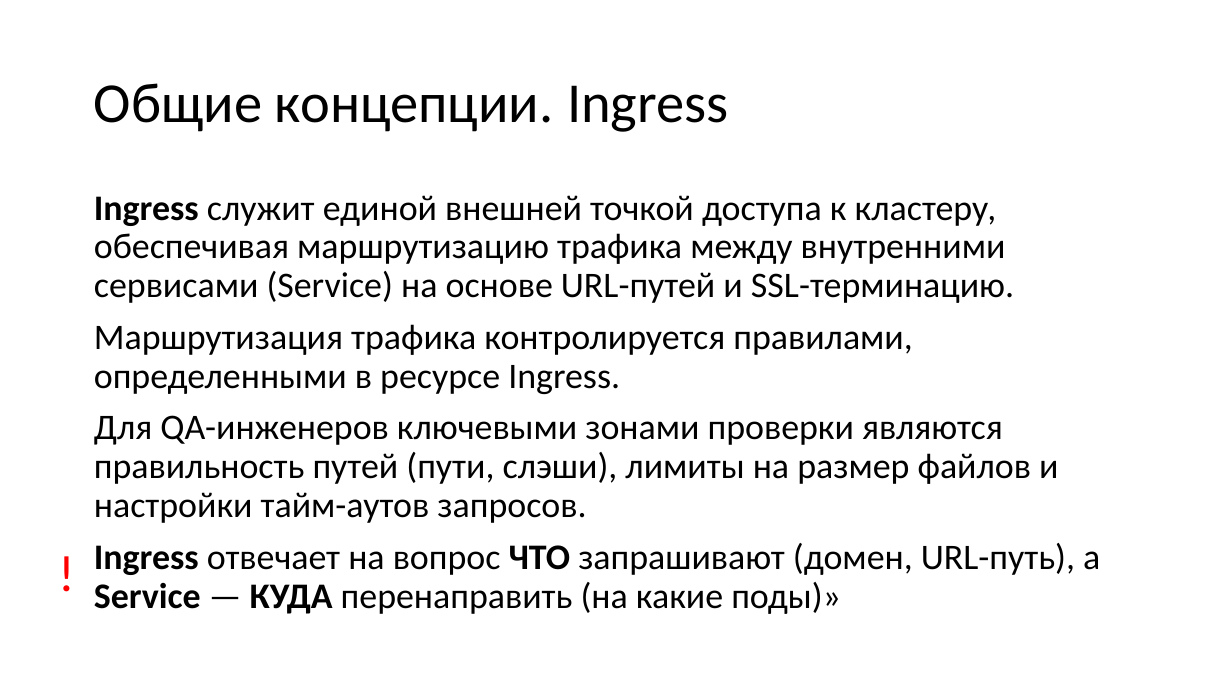
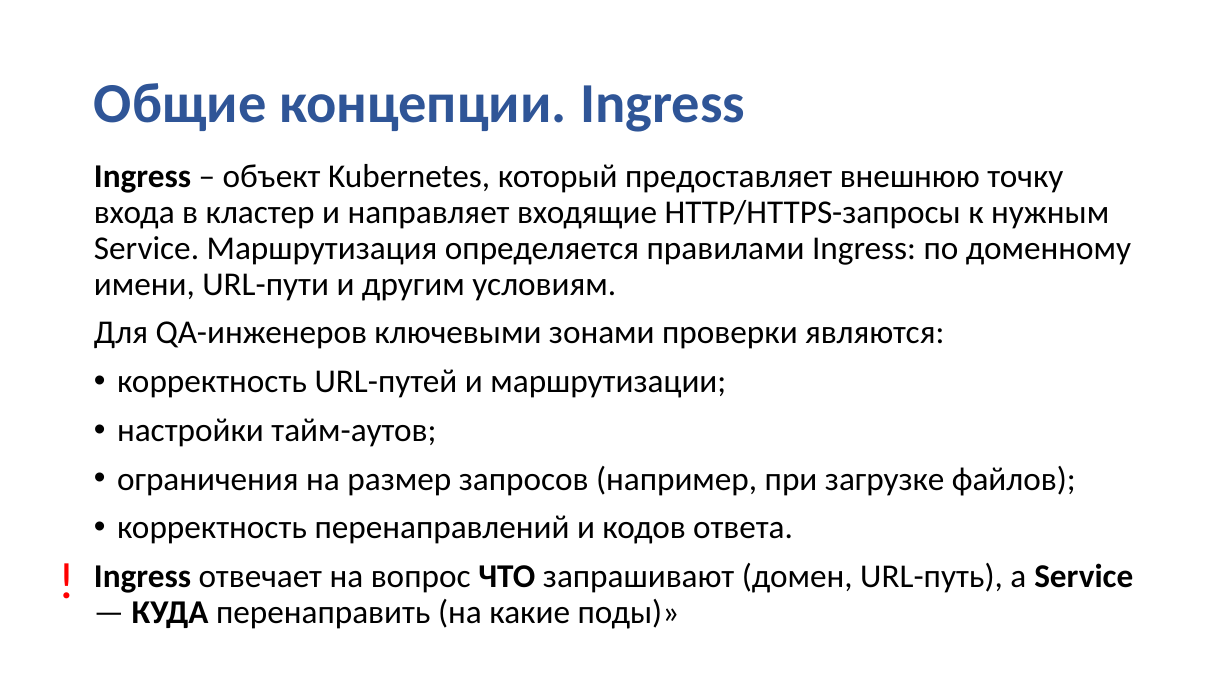
Before and after one commit to SobinaAA/K8S, a slide deck: slide 17 of slides/K8s.pptx. Drawn at 1232x693 pixels with LibreOffice and Linux fonts; fonts in the diff are those of the drawing; background and template pictures are left out. Boxes give left, top, right and bottom in pixels: in the first picture for what was removed or moved away, otherwise in the second. Text is boxed around its words. In the diff, an @@ line names an element or a change of style, - is before the commit and + after.

```diff
--- a/slides/K8s.pptx
+++ b/slides/K8s.pptx
@@ title "Общие концепции. Ingress" at [94, 83, 745, 132]: text colour #000000 to #2F5597, bold on @@
@@ text "Ingress – объект Kubernetes, который ...": place and size @@
-text "Ingress – объект Kubernetes, который ..." at [94, 195, 1100, 614]
+text "Ingress – объект Kubernetes, который ..." at [94, 164, 1133, 629]
@@ text at [94, 164, 1131, 544]: text changed; size 28 to 25.9 pt @@
-Ingress служит единой внешней точкой доступа к кластеру, обеспечивая маршрутизацию трафика между внутренними сервисами (Service) на основе URL-путей и SSL-терминацию.
-Маршрутизация трафика контролируется правилами, определенными в ресурсе Ingress.
-Для QA-инженеров ключевыми зонами проверки являются правильность путей (пути, слэши), лимиты на размер файлов и настройки тайм-аутов запросов.
+Ingress – объект Kubernetes, который предоставляет внешнюю точку входа в кластер и направляет входящие HTTP/HTTPS-запросы к нужным Service. Маршрутизация определяется правилами Ingress: по доменному имени, URL-пути и другим условиям.
+Для QA-инженеров ключевыми зонами проверки являются:
+• корректность URL-путей и маршрутизации;
+• настройки тайм-аутов;
+• ограничения на размер запросов (например, при загрузке файлов);
+• корректность перенаправлений и кодов ответа.
@@ text "!": place and size @@
-text "!" at [49, 535, 84, 606]
+text "!" at [49, 543, 84, 614]
@@ text at [132, 563, 1133, 629]: size 28 to 25.9 pt in "Ingress отвечает на вопрос ЧТО запрашивают (домен, ..." @@
```
Also in this commit, not shown: 24 other slides changed, 1 other file.
